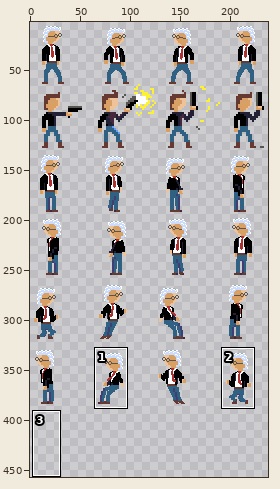
Sprite sheet: assets/images/lionel-big.png. Above: a wide view before the commit, with the close-up outlined.
Close-up. Before:
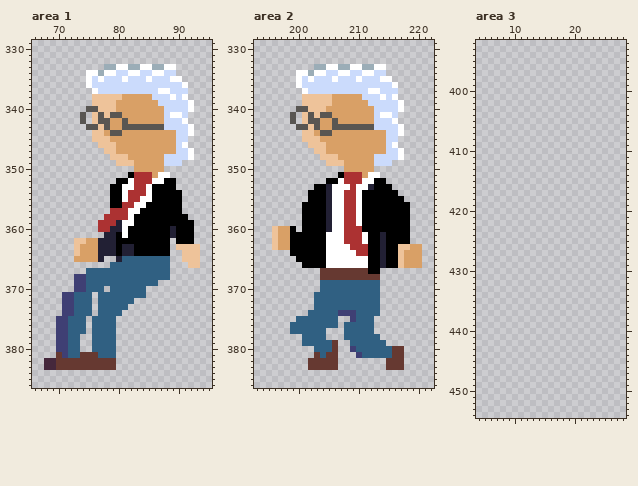
The file is 256x512 pixels. Shown: area 1: x 66..95, y 329..386; area 2: x 193..222, y 329..386; area 3: x 4..28, y 392..454. The wide view leaves out empty margins. The commit also changed other parts of the picture, which this record leaves out.
The same view after the edit:
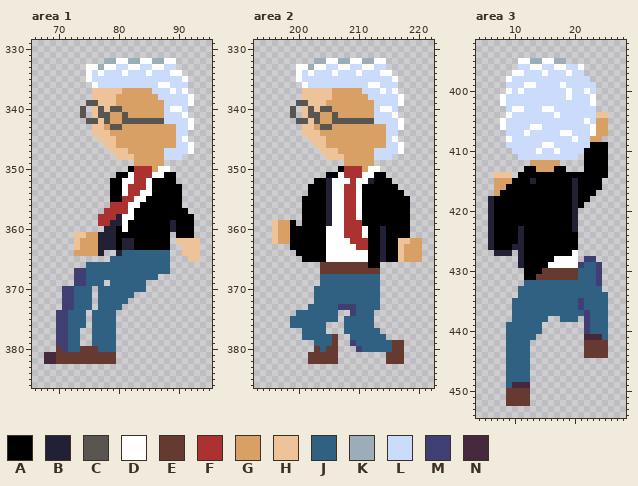
Palette (. is transparent): A #000000  B #222034  C #595652  D #ffffff  E #663931  F #ac3232  G #d9a066  H #eec39a  J #306082  K #9badb7  L #cbdbfc  M #3f3f74  N #45283c
Diff:
Area 1:
y 332: x 78..89 ............ -> KKDDKKDDKKDD
y 333: x 75..89 ...KKDDKKDDKKDD -> DDKDDLLDDLLDDLL
y 334: x 76..79 DKDD -> LDLL; x 81..83 LDD -> DLL; x 85..87 LDD -> DLL; x 89..90 L. -> DD
y 335: x 77 D -> L; x 81 D -> L; x 85 D -> L; x 89..91 DD. -> LLD
y 336: x 75..76 DL -> .D; x 87..88 LL -> DD; x 91 D -> L
y 337: x 76..85 DLLLLLLLLL -> HHHHHGGGGG; x 87..89 DDL -> LLD; x 91 L -> D
y 338: x 80 H -> G; x 86 L -> G; x 89 D -> L; x 91..92 D. -> LD
y 339: x 75..76 .H -> CC; x 87 L -> G
y 340: x 74..77 .CCH -> C.HC; x 79..80 HG -> CC; x 89..90 LL -> DD; x 92 D -> .
y 341: x 78..81 HCCG -> CGGC; x 89..91 DDL -> LLD
y 342: x 74..77 C.HC -> .CCH; x 82..87 GGGGGG -> CCCCCC; x 91..92 D. -> LD
y 343: x 75..76 CC -> .H; x 78..89 CGGCCCCCCCLL -> GCCGGGGGGGGG
y 344: x 78..80 GCC -> HGG; x 92 D -> .
y 345: x 76 H -> .; x 79 G -> H; x 91 L -> D
y 346: x 77 H -> .; x 91..92 D. -> LD
y 347: x 78 H -> .; x 80..81 GG -> HH; x 88..89 GG -> LL
y 348: x 79 H -> .; x 82 G -> H; x 91..92 LD -> ..
y 349: x 80..82 HHH -> ...; x 88..90 LLL -> ...
y 350: x 82..85 .GGG -> AFFF; x 87..88 G. -> DD
y 351: x 80..82 ..A -> AAD; x 86 G -> D; x 88..89 D. -> AA
y 352: x 79 . -> A; x 81 A -> D; x 85..87 FDD -> DAA
y 353: x 82 D -> F; x 90 . -> A
y 354: x 84 F -> D
y 355: x 81 D -> F; x 83 F -> D; x 85 D -> A
y 356: x 79..80 AA -> FF; x 82 F -> D; x 84 D -> A
y 357: x 78 . -> F; x 83 D -> A; x 91 . -> A
y 358: x 77 . -> F; x 80..81 FF -> BD; x 92 . -> A
y 359: x 79 F -> B; x 82 D -> A; x 89 A -> B
y 360: x 77..78 FF -> .B; x 80 B -> A
y 361: x 73..77 ..... -> HHGGB; x 81 D -> A; x 89 B -> .
y 362: x 74 H -> G; x 81..82 AA -> BB; x 90..93 AAA. -> HHHH
y 363: x 90 H -> .
y 364: x 73 H -> G; x 78..88 BBABBAAAAAA -> ..BJJJJJJJJ
y 365: x 73..77 GGGGB -> .....; x 79..80 .B -> JJ; x 91 H -> .
y 366: x 75..78 .... -> JJJJ; x 92..93 HH -> ..
y 367: x 73..74 .. -> MM
y 368: x 87..88 JJ -> ..
y 369: x 78 J -> .; x 85..86 JJ -> ..
y 370: x 71..74 ..MM -> MMJJ; x 76 J -> .; x 78 . -> J
y 371: x 83..84 JJ -> ..
y 372: x 82 J -> .
y 373: x 81 J -> .
y 374: x 70 . -> M; x 72 M -> J; x 75..76 J. -> .J; x 80 J -> .
y 377: x 74 J -> .
y 380: x 70 M -> E; x 74..76 ..J -> EEE
y 381: x 68..69 .. -> NN; x 71..73 MJJ -> EEE; x 77..79 JJJ -> EEE
y 383: x 68..79 NNEEEEEEEEEE -> ............
Area 2:
y 332: x 203..214 ............ -> KKDDKKDDKKDD
y 333: x 200..214 ...KKDDKKDDKKDD -> DDKDDLLDDLLDDLL
y 334: x 201..204 DKDD -> LDLL; x 206..208 LDD -> DLL; x 210..212 LDD -> DLL; x 214..215 L. -> DD
y 335: x 202 D -> L; x 206 D -> L; x 210 D -> L; x 214..216 DD. -> LLD
y 336: x 200..201 DL -> .D; x 212..213 LL -> DD; x 216 D -> L
y 337: x 201..210 DLLLLLLLLL -> HHHHHGGGGG; x 212..214 DDL -> LLD; x 216 L -> D
y 338: x 211 L -> G; x 214 D -> L; x 216..217 D. -> LD
y 339: x 200..201 .H -> CC; x 205 H -> G; x 212 L -> G
y 340: x 199..202 .CCH -> C.HC; x 204..205 HG -> CC; x 214..215 LL -> DD; x 217 D -> .
y 341: x 203..206 HCCG -> CGGC; x 214..216 DDL -> LLD
y 342: x 199..202 C.HC -> .CCH; x 207..212 GGGGGG -> CCCCCC; x 216..217 D. -> LD
y 343: x 200..201 CC -> .H; x 203..214 CGGCCCCCCCLL -> GCCGGGGGGGGG
y 344: x 203..205 GCC -> HGG; x 217 D -> .
y 345: x 201 H -> .; x 204 G -> H; x 216 L -> D
y 346: x 202 H -> .; x 216..217 D. -> LD
y 347: x 203 H -> .; x 205..206 GG -> HH; x 213..214 GG -> LL
y 348: x 204 H -> .; x 207 G -> H; x 216..217 LD -> ..
y 349: x 205..207 HHH -> ...; x 213..215 LLL -> ...
y 350: x 207..210 .GGG -> AFFF; x 212..213 G. -> DD
y 351: x 205..207 ..A -> AAD; x 211 G -> D; x 213..214 D. -> AA
y 352: x 203..206 ..AA -> AABD; x 208 F -> D; x 210 F -> D; x 212 D -> B; x 215 . -> A
y 353: x 202 . -> A; x 208 D -> F; x 211..212 DB -> AA; x 216 . -> A
y 354: x 217 . -> A
y 355: x 201 . -> A; x 218 . -> A
y 359: x 196..199 .... -> HGGA; x 210 D -> F
y 360: x 200 . -> A; x 205 B -> D; x 211 A -> D; x 214 A -> B
y 362: x 208 F -> D; x 211 D -> F; x 217..220 AA.. -> HHGG
y 363: x 196..198 HGG -> ...; x 209 F -> D; x 218 H -> G
y 364: x 199 A -> .; x 210..211 FF -> DD
y 365: x 200 A -> .
y 366: x 201..211 AAAADDDDDDD -> ...EEEEEEEE; x 214..220 BAAHGGG -> .......
y 367: x 212..213 AA -> EE
y 368: x 204..213 EEEEEEEEEE -> JJJJJJJJJJ
y 370: x 203 . -> J
y 373: x 202 . -> J; x 207..209 JJJ -> MMM
y 374: x 200..201 .. -> JJ; x 207..208 MM -> ..; x 213 J -> .
y 375: x 199 . -> J; x 208..209 .M -> JJ
y 376: x 205..206 JJ -> ..
y 377: x 199..200 JJ -> ..; x 213 . -> J
y 378: x 205..206 .. -> JE; x 208 J -> .; x 214 . -> J
y 379: x 201..202 JJ -> ..; x 209 J -> M; x 215..217 ... -> JEE
y 380: x 203 J -> E; x 205 J -> E; x 209..210 MJ -> .M
y 381: x 202 . -> E; x 204 J -> E; x 210..215 MJJJJJ -> .....E
y 383: x 202..206 EEEEE -> .....; x 215..217 EEE -> ...
Area 3:
y 395: x 11..18 ........ -> DDKKDDKK
y 396: x 11..21 ........... -> LLDDLLDDLLD
y 397: x 10..21 ............ -> DDLLLDLLLDLL
y 398: x 9..22 .............. -> DLLLLLLLLLLLLL
y 399: x 9..23 ............... -> LLLDDLLLLDLLLLL
y 400: x 9..23 ............... -> DLDLLLLLLLDLLDL
y 401: x 8..23 ................ -> DLLLLLLLLLLDLLLD
y 402: x 8..23 ................ -> DLLLLLLLLLLLLLLD
y 403: x 9..23 ............... -> LDDLLLDDLLLLLLL
y 404: x 9..25 ................. -> DLLLLLLLDLLLLLLHH
y 405: x 8..25 .................. -> DLLLLLLLLLLLLLDLGG
y 406: x 8..25 .................. -> DLLLLDDLLLLLLLLDGG
y 407: x 9..25 ................. -> LLLDLLLLLDDLLLDGG
y 408: x 9..24 ................ -> DLLLLLLLLLLDLLGG
y 409: x 9..25 ................. -> LLLLLLDDLLLLLLAAA
y 410: x 10..25 ................ -> LLLLDLLDLLLLAAAA
y 411: x 11..20 .......... -> LLLLLLLLLL; x 22..25 .... -> AAAA
y 412: x 13..17 ..... -> GGGGG; x 22..25 .... -> AAAA
y 413: x 12..18 ....... -> AAGGGAA; x 22..25 .... -> AAAA
y 414: x 7..9 ... -> HHH; x 11..25 ............... -> AAAAAAAAAAAAAAA
y 415: x 7..24 .................. -> GGGAAABAAAAAABAAAA
y 416: x 7..24 .................. -> GGAAAAAAAAAAABAAAA
y 417: x 7..23 ................. -> GAAAAAAAAAAAABAAA
y 418: x 6..22 ................. -> BAAAAAAAAAAAAABAA
y 419: x 6..21 ................ -> BAAAAAAAAAAAAABA
y 420..422: x 6..20 ............... -> BAAAAAAAAAAAAAB
y 423: x 6..20 ............... -> BAAAABAAAAAAAAB
y 424..425: x 6..20 ............... -> BAAAABAAAAAAAAA
y 426: x 6..20 ............... -> BAAABBAAAAAAAAA
y 427: x 7..9 ... -> BBB; x 11..20 .......... -> BAAAAAAAAD
y 428: x 11..20 .......... -> BAAAAADDDD; x 22..23 .. -> MM
y 429: x 11..24 .............. -> BAAAADDDDDMJJM
y 430: x 12..24 ............. -> AAAEEEEEEJJJM
y 431: x 12..24 ............. -> AAEEEEEEEJJJM
y 432: x 12..24 ............. -> JJJJJJJJJJJJM
y 433: x 11..24 .............. -> JJJJJJJJJJJJJJ
y 434: x 11..25 ............... -> JJJJJJJJJJJJJJJ
y 435..436: x 10..25 ................ -> JJJJJJJJJJJMJJJJ
y 437: x 10..25 ................ -> JJJJJJJJJJJJMJJJ
y 438: x 10..15 ...... -> JJJJJJ; x 18..20 ... -> JJJ; x 22..25 .... -> MJJJ
y 439..440: x 9..14 ...... -> JJJJJJ; x 22..25 .... -> MJJJ
y 441: x 9..13 ..... -> JJJJJ; x 22..25 .... -> NNNJ
y 442..444: x 9..12 .... -> JJJJ; x 22..25 .... -> EEEE
y 445..448: x 9..12 .... -> JJJJ
y 449: x 9..12 .... -> JNNN
y 450..452: x 9..12 .... -> EEEE
Where, in picture pixels (left, top, right, bottom), the same in both close-ups:
changed: (44, 58, 200, 370)
changed: (290, 58, 410, 202)
changed: (272, 220, 422, 370)
added: (488, 58, 608, 406)
